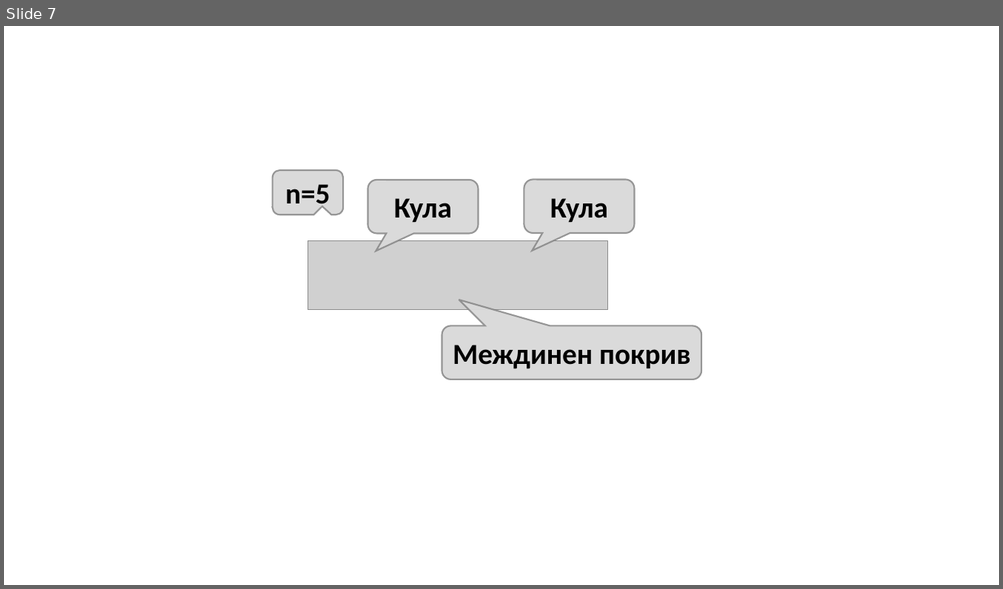
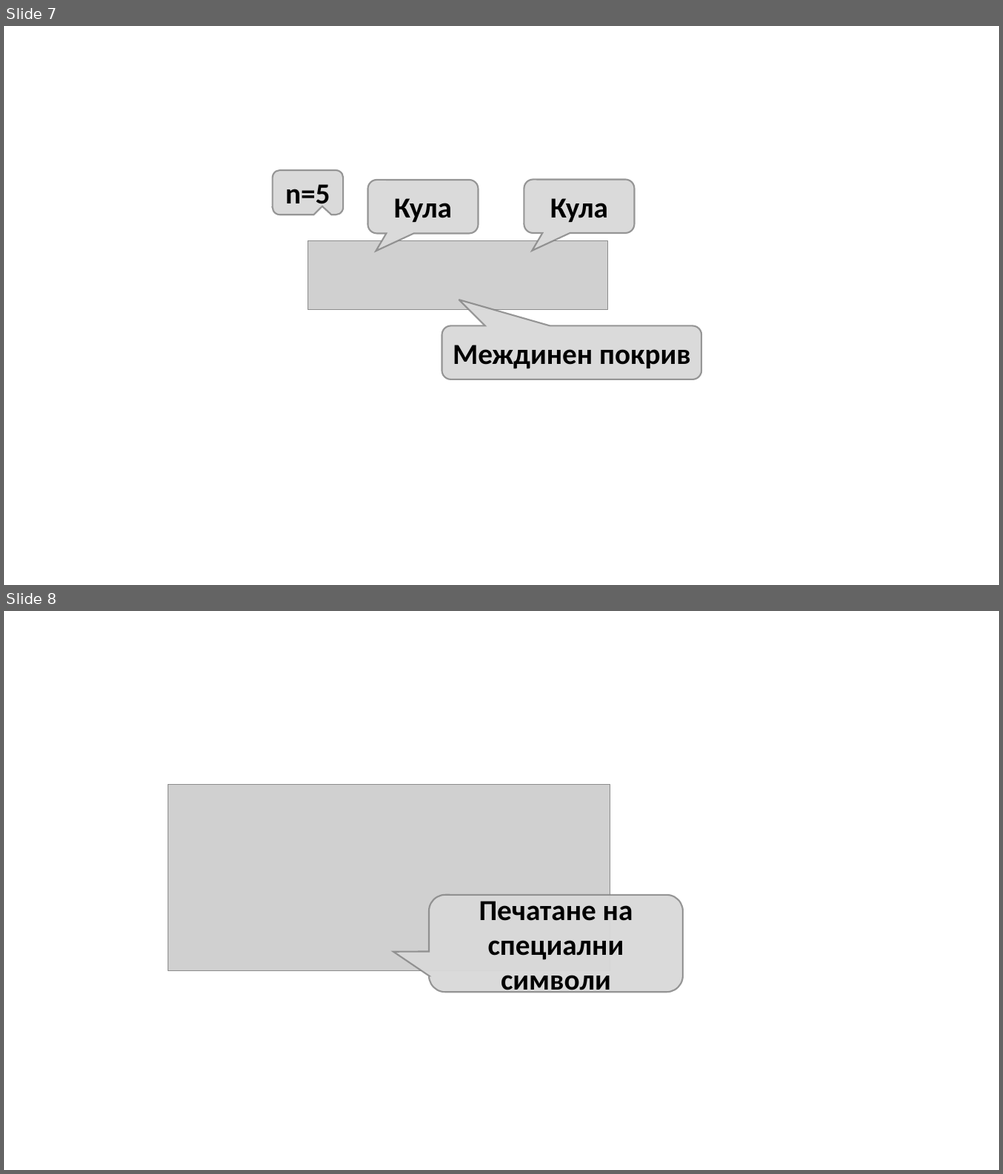
Before and after one commit to SoftUni/Programming-Basics-Book-CSharp-BG, a slide deck: assets/chapter-6-images/chapter-6-images.pptx. Shown one above the other, each under a label of ours: slide 7 before the commit, slides 7 and 8 after it. The pictures are 1003x589 and 1003x1174 pixels, drawn with LibreOffice and Linux fonts; fonts in the diff are those of the drawing; grey boxes stand for pictures. Boxes give left, top, right and bottom in pixels: in the first picture for what was removed or moved away, otherwise in the second. Text is boxed around its words. In the diff, an @@ line names an element or a change of style, - is before the commit and + after.

```diff
--- a/assets/chapter-6-images/chapter-6-images.pptx
+++ b/assets/chapter-6-images/chapter-6-images.pptx
@@ slide 8 added at (4,611,999,1170), background #FFFFFF @@
@@ picture added at (168,784,611,971) @@
@@ rounded speech box added at (429,895,683,992), fill #D9D9D9 at 95% opacity, outline #808080 1.5 pt, 28 pt, text #000000, bold @@
+Печатане на специални символи
```
Also in this commit, not shown: 3 other slides added, 7 other files.
